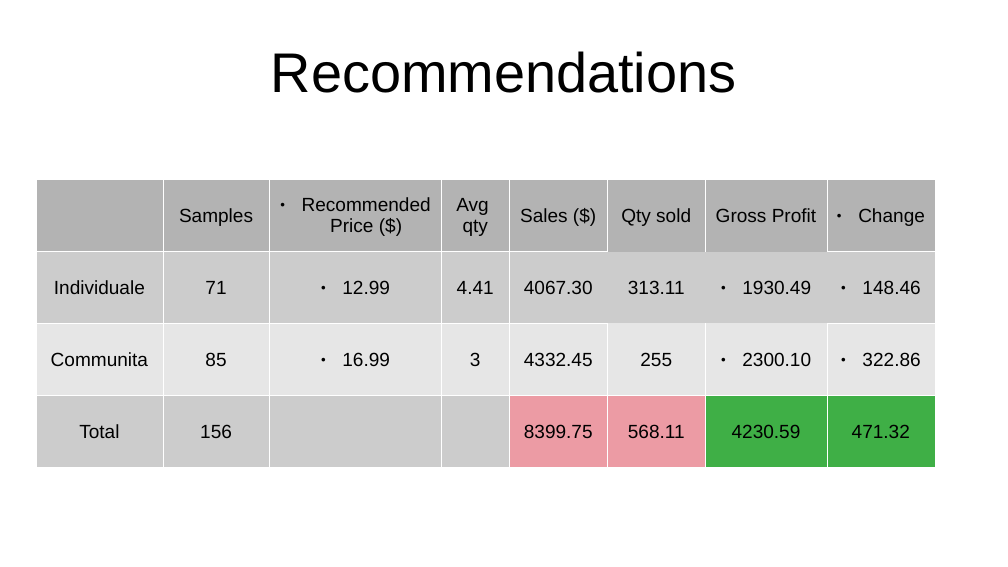
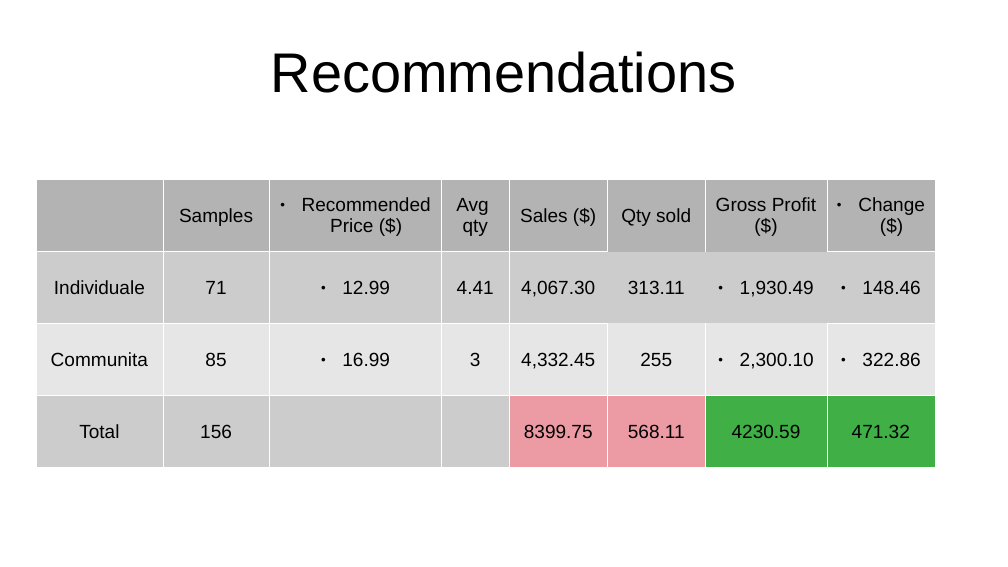
Before and after one commit to mkingopng/Dominos_senior_data_scientist, a slide deck: slide 9 of presentation v1.pptx. Drawn at 1008x567 pixels with LibreOffice and Linux fonts; fonts in the diff are those of the drawing. Boxes give left, top, right and bottom in pixels: in the first picture for what was removed or moved away, otherwise in the second. Text is boxed around its words. In the diff, an @@ line names an element or a change of style, - is before the commit and + after.

```diff
--- a/presentation v1.pptx
+++ b/presentation v1.pptx
@@ table at bbox=[36, 179, 935, 467] @@
-row 1, column 7: Gross Profit
+row 1, column 7: Gross Profit ($)
-row 1, column 8: Change
+row 1, column 8: Change ($)
-row 2, column 5: 4067.30
+row 2, column 5: 4,067.30
-row 2, column 7: 1930.49
+row 2, column 7: 1,930.49
-row 3, column 5: 4332.45
+row 3, column 5: 4,332.45
-row 3, column 7: 2300.10
+row 3, column 7: 2,300.10
```
Also in this commit, not shown: 4 other slides changed, 9 other files.
